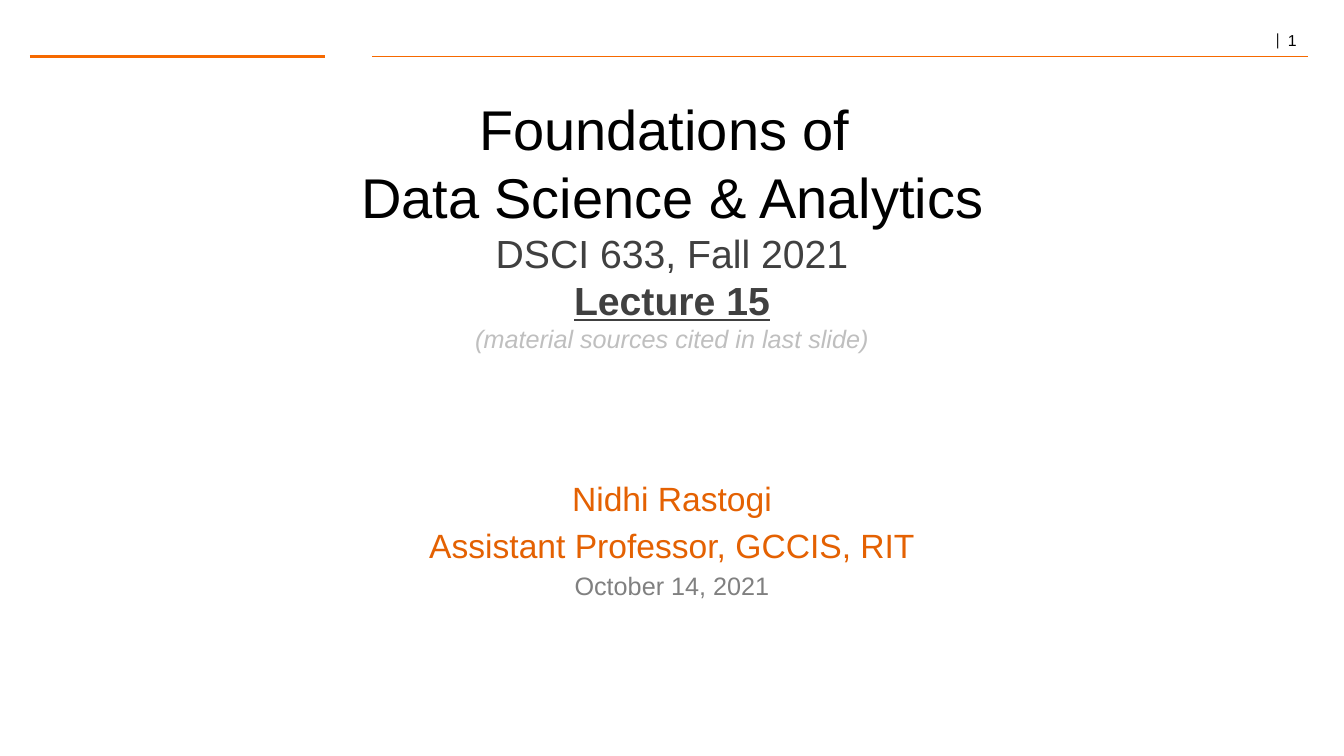
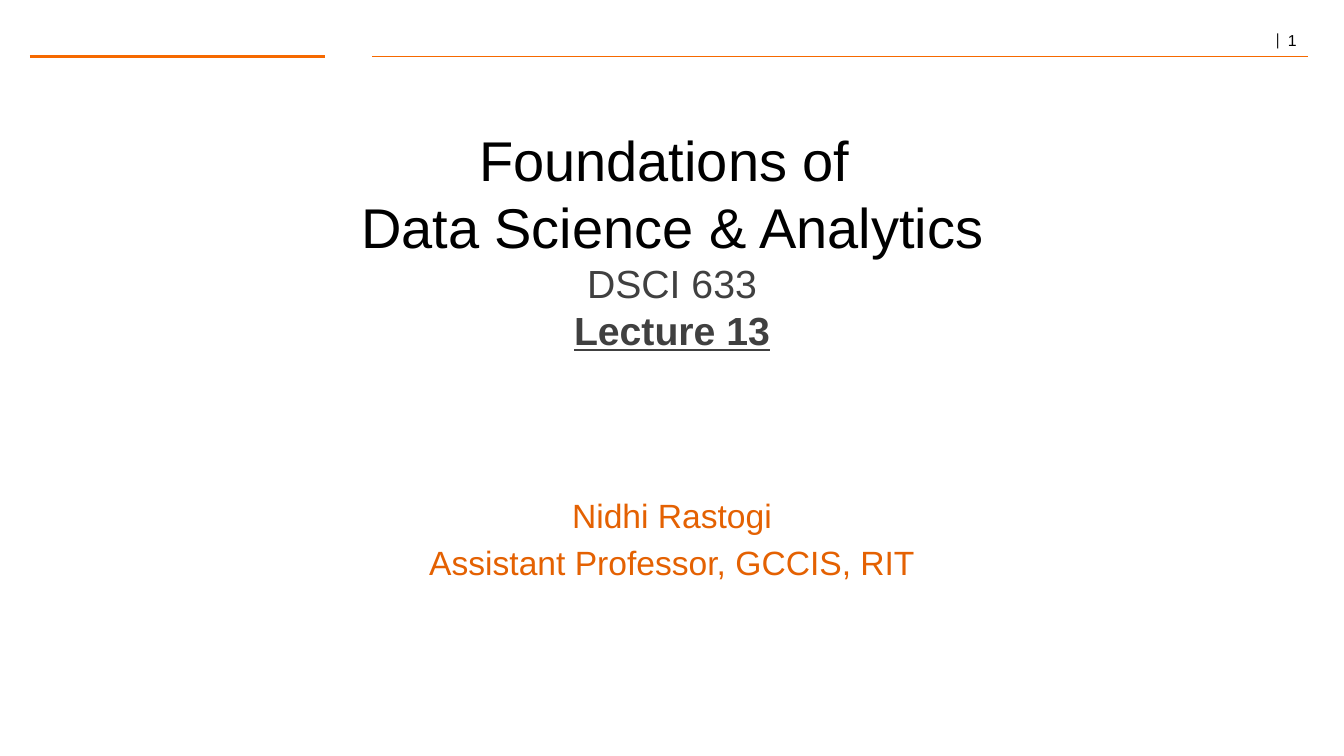
Before and after one commit to gk5951/RIT-DSCI-633-FDS, a slide deck: slide 1 of Syllabus/Lecture13/Lec13.pptx. Drawn at 1344x756 pixels with LibreOffice and Linux fonts; fonts in the diff are those of the drawing; background and template pictures are left out. Boxes give left, top, right and bottom in pixels: in the first picture for what was removed or moved away, otherwise in the second. Text is boxed around its words. In the diff, an @@ line names an element or a change of style, - is before the commit and + after.

```diff
--- a/Syllabus/Lecture13/Lec13.pptx
+++ b/Syllabus/Lecture13/Lec13.pptx
@@ text at (361, 140, 983, 351): text changed @@
-Foundations of
-Data Science & Analytics
-DSCI 633, Fall 2021
-Lecture 15
-(material sources cited in last slide)
+Foundations of
+Data Science & Analytics
+DSCI 633
+Lecture 13
@@ text at (575, 577, 769, 598): paragraph removed @@
-October 14, 2021
```
Also in this commit, not shown: 1 other slide changed, 16 slides added, 36 slides removed, 11 other files.
